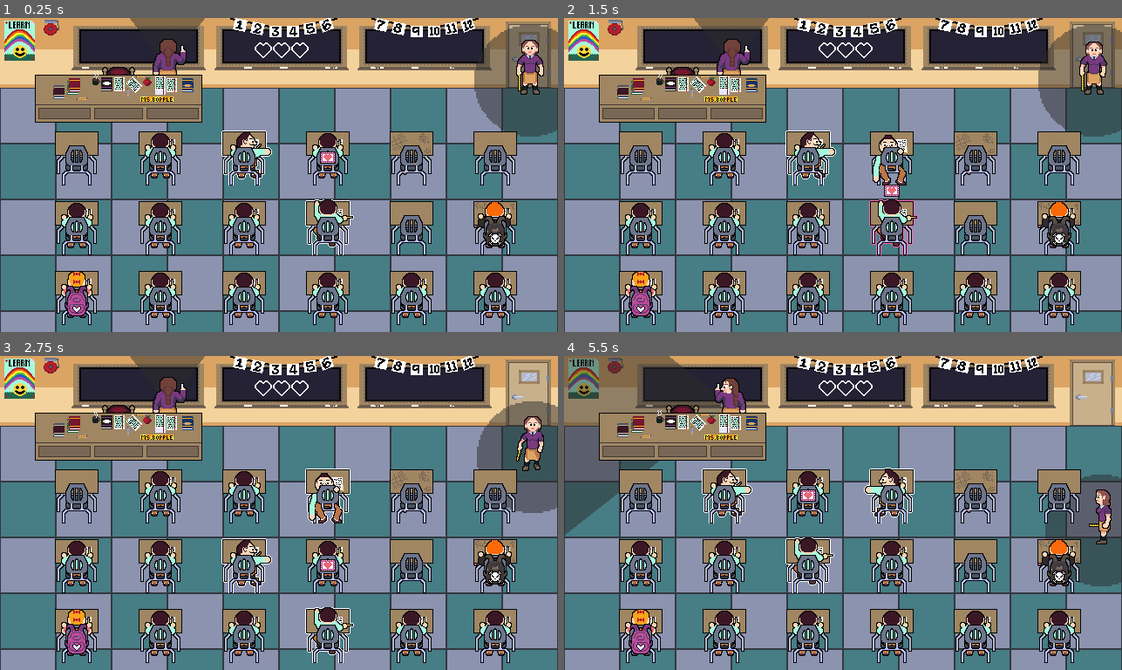
Above: before the commit, frames 1-4 (two rows, left to right).
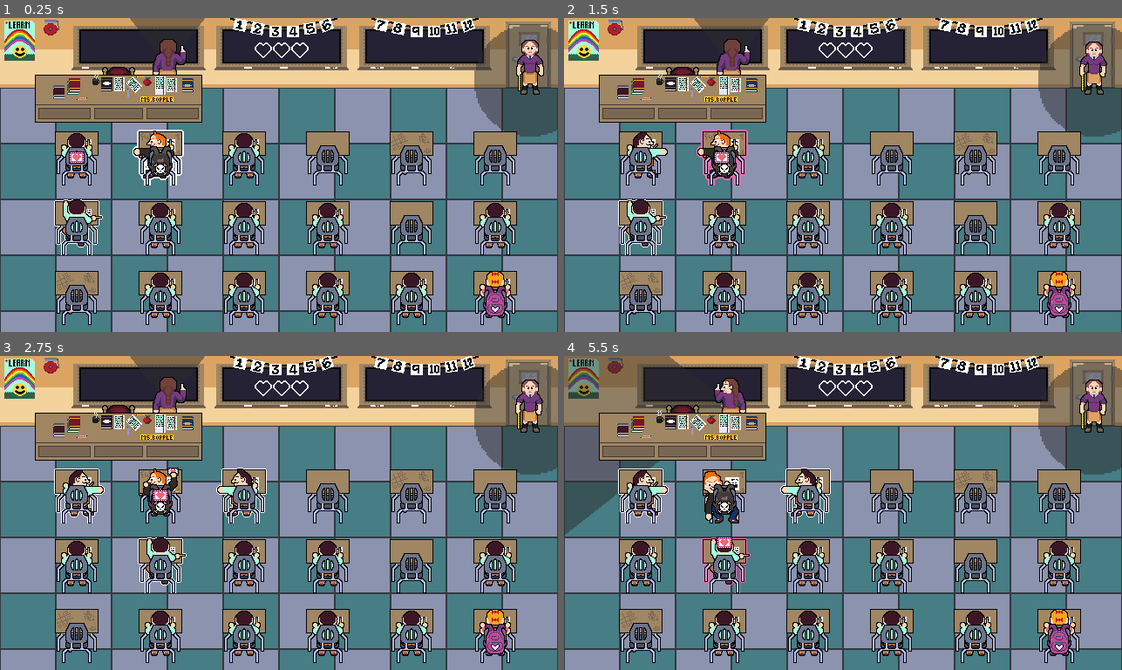
Above: after the commit, the same moments.

Repository: RacBrosGaming/Love-Note
Game: Godot game, scene res://Levels/class_room.tscn
Same seed, same stepped clock (60 frames per second), same inputs: the game is played once before the commit and once after it. The engine's default icon, where the game draws it, is replaced by a stand-in: a white triangle on a blue panel in a dark square.
Inputs (mouse positions are in pixels of both pictures, inside the frame that each line leads up to):
- Up to frame 1 (0.25 s): no input
- Up to frame 2 (1.5 s): move the mouse to (642, 228) at 0.52 s; hold Right (right) 0.53-1.28 s; hold Space (select) 0.53-1.28 s; click (642, 228) at 0.67 s; move the mouse to (725, 156) at 1.27 s; hold Down (down) from 1.28 s (still down); tap Space (select) at 1.35 s; click (725, 156) at 1.42 s
- Up to frame 3 (2.75 s): move the mouse to (161, 566) at 2.02 s; release Down (down) at 2.03 s; hold Right (right) from 2.03 s (still down); hold Space (select) from 2.03 s (still down); click (161, 566) at 2.17 s
- Up to frame 4 (5.5 s): move the mouse to (725, 635) at 2.77 s; release Right (right) at 2.78 s; release Space (select) at 2.78 s; hold Up (up) 2.78-3.53 s; tap Space (select) at 2.85, 4.35 s; click (725, 635) at 2.92 s; move the mouse to (809, 494) at 3.52 s; hold Space (select) 3.53-4.28 s; hold Left (left) 3.53-5.03 s; click (809, 494) at 3.67 s; move the mouse to (809, 566) at 4.27 s; click (809, 566) at 4.42 s; move the mouse to (809, 635) at 5.02 s; hold Down (down) from 5.03 s (still down); hold Space (select) from 5.03 s (still down); click (809, 635) at 5.17 s

The runs differ from the first frame. In frame 1, 4.5% of the frame differs, in the area x 9-93%, y 35-96%; in frame 2, 4.7%; in frame 3, 8.8%; in frame 4, 12%, in the area x 9-100%, y 2-96%.

Commit message:
note and goal always on opposite sides

Diff:
--- a/Levels/class_room.gd
+++ b/Levels/class_room.gd
@@ -63,4 +63,4 @@
 		get_tree().change_scene_to_packed(GAME_OVER)
 
 func _on_reached_goal() -> void:
-	print("Congrats!")
+	get_tree().change_scene_to_packed(GAME_OVER)
--- a/Scenes/grid.gd
+++ b/Scenes/grid.gd
@@ -117,7 +117,7 @@
 			add_desk_to_grid(get_random_desk(), Vector2i(i, j))
 
 func spawn_note() -> void:
-	var column := randi_range(0, desk_count.x - 1)
+	var column := 0
 	var row := randi_range(0, desk_count.y - 1)
 	var spawn_position := Vector2i(column, row)
 	note = NOTE_SCENE.instantiate() as Note
@@ -131,7 +131,7 @@
 	var furthest_distance: float
 
 	for i in range(0, 10):
-		var column := randi_range(0, desk_count.x - 1)
+		var column := desk_count.x - 1
 		var row := randi_range(0, desk_count.y - 1)
 		var spawn_position := Vector2i(column, row)
 		var distance_to_spawn := start_position.distance_to(spawn_position)
